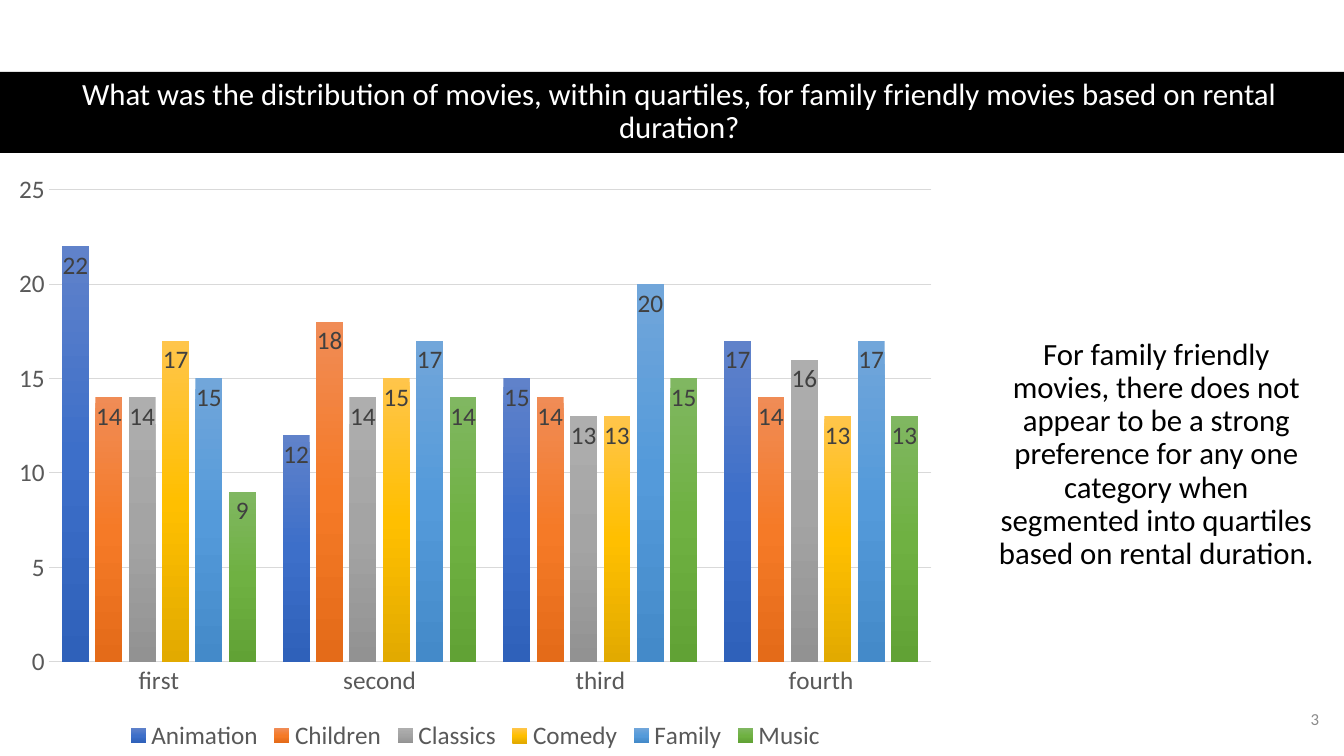
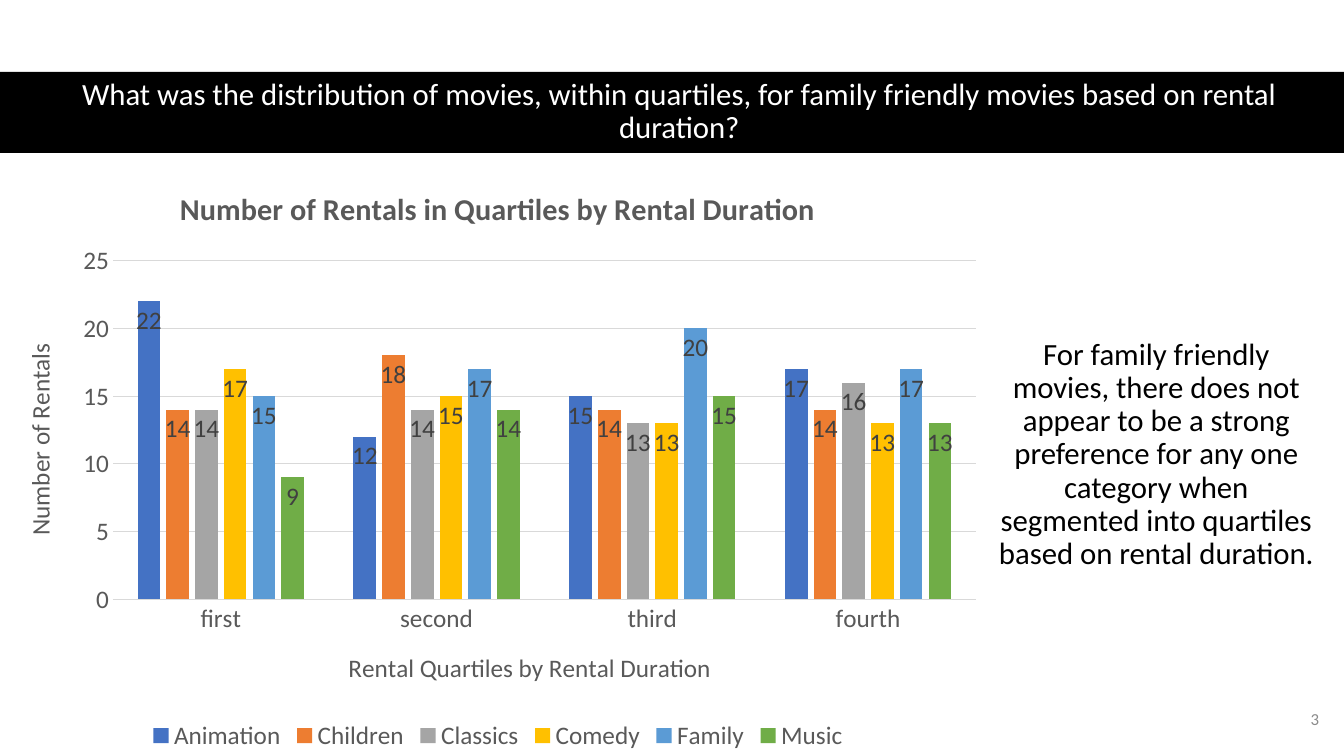
Before and after one commit to burmeisterryan3/Career-Change-Preparation, a slide deck: slide 3 of SQL-Python-Git/SQL/SQL Project/SQL Project.pptx. Drawn at 1344x756 pixels with LibreOffice and Linux fonts; fonts in the diff are those of the drawing. Boxes give left, top, right and bottom in pixels: in the first picture for what was removed or moved away, otherwise in the second. Text is boxed around its words. In the diff, an @@ line names an element or a change of style, - is before the commit and + after.

```diff
--- a/SQL-Python-Git/SQL/SQL Project/SQL Project.pptx
+++ b/SQL-Python-Git/SQL/SQL Project/SQL Project.pptx
@@ column chart at (0,168,996,756) @@
@@ title "Number of Rentals in Quartiles by Rental Duration " added @@
@@ colour of Animation gradient #6183CB to #3E70CA to #3062BB to #4472C4 @@
@@ colour of Children gradient #F18C57 to #F67B28 to #E56C19 to #ED7D31 @@
@@ colour of Classics gradient #AFAFAF to #A5A5A5 to #939393 to #A5A5A5 @@
@@ colour of Comedy gradient #FFC64B to #FFC000 to #E3AB00 to #FFC000 @@
@@ colour of Family gradient #71A6DB to #559BDB to #448ACA to #5B9BD5 @@
@@ colour of Music gradient #81B861 to #6FB242 to #62A336 to #70AD47 @@
@@ category axis title "" to "Rental Quartiles by Rental Duration " @@
@@ value axis title "" to "Number of Rentals " @@
@@ category axis changed @@
@@ bar spacing changed @@
@@ column chart: place and size @@
-column chart at (0,162,951,756)
+column chart at (0,168,996,756)
```
Also in this commit, not shown: 3 other slides changed, 10 other files.
